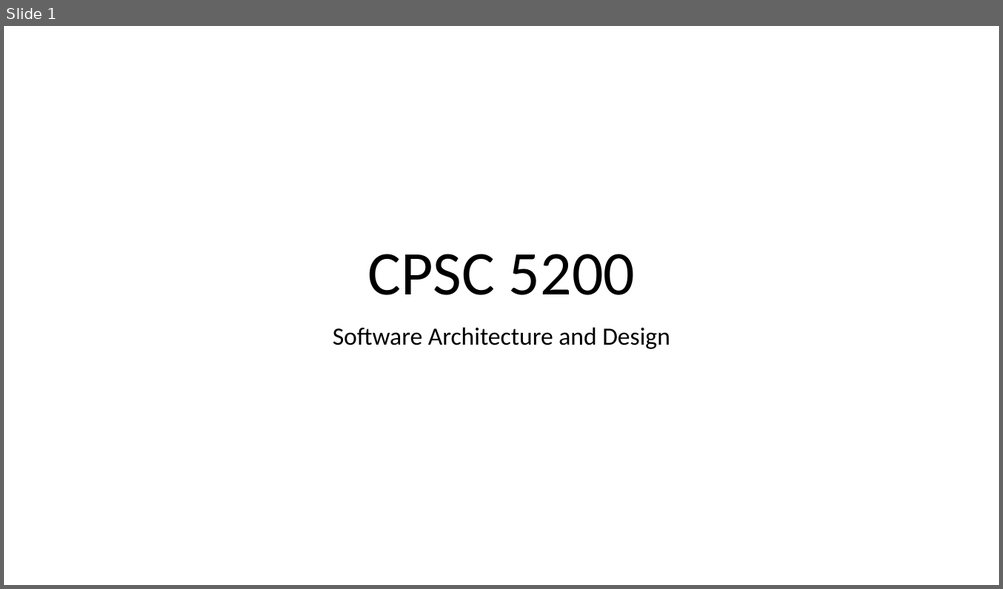
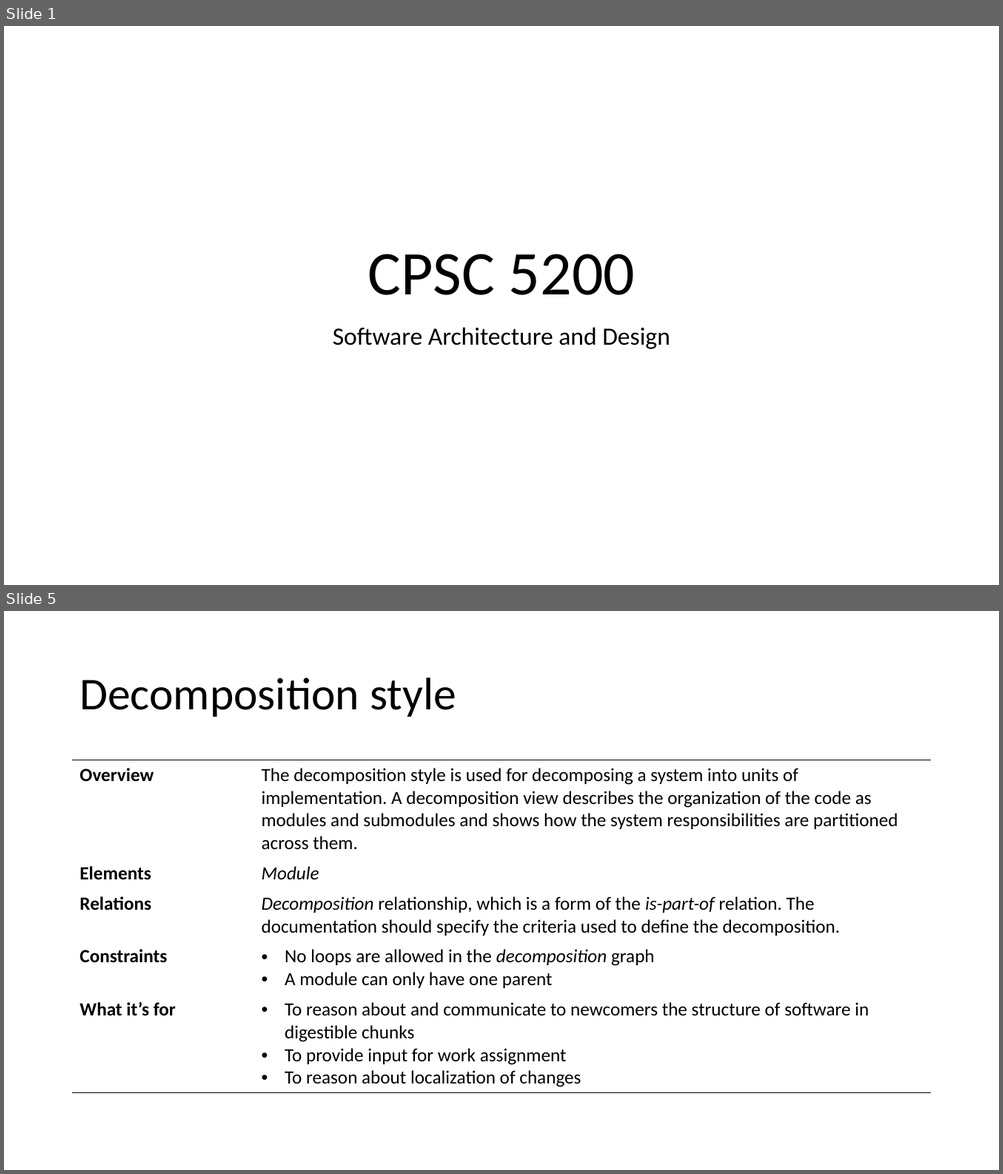
Before and after one commit to IrenaNiu/SU_CPSC_5200_20WQ, a slide deck: lectures/20WQ-02-11 Documenting software architectures.pptx. Shown one above the other, each under a label of ours: slide 1 before the commit, slides 1 and 5 after it; the slides between them are not shown. The pictures are 1003x589 and 1003x1174 pixels, drawn with LibreOffice and Linux fonts; fonts in the diff are those of the drawing. Boxes give left, top, right and bottom in pixels: in the first picture for what was removed or moved away, otherwise in the second. Text is boxed around its words. In the diff, an @@ line names an element or a change of style, - is before the commit and + after.

```diff
--- a/lectures/20WQ-02-11 Documenting software architectures.pptx
+++ b/lectures/20WQ-02-11 Documenting software architectures.pptx
@@ slide 5 added at (x1=4, y1=611, x2=999, y2=1170), background #FFFFFF @@
@@ title added at (x1=79, y1=678, x2=456, y2=717), 44 pt, text #000000 @@
+Decomposition style
@@ table added at (x1=73, y1=760, x2=930, y2=1091), 5 rows, 2 columns @@
+Overview | The decomposition style is used for decomposing a system into units of implementation. A decomposition view describes the organization of the code as modules and submodules and shows how the system responsibilities are partitioned across them.
+Elements | Module
+Relations | Decomposition relationship, which is a form of the is-part-of relation. The documentation should specify the criteria used to define the decomposition.
+Constraints | No loops are allowed in the decomposition graph / A module can only have one parent
+What it’s for | To reason about and communicate to newcomers the structure of software in digestible chunks / To provide input for work assignment / To reason about localization of changes
```
Also in this commit, not shown: 24 other slides added.
